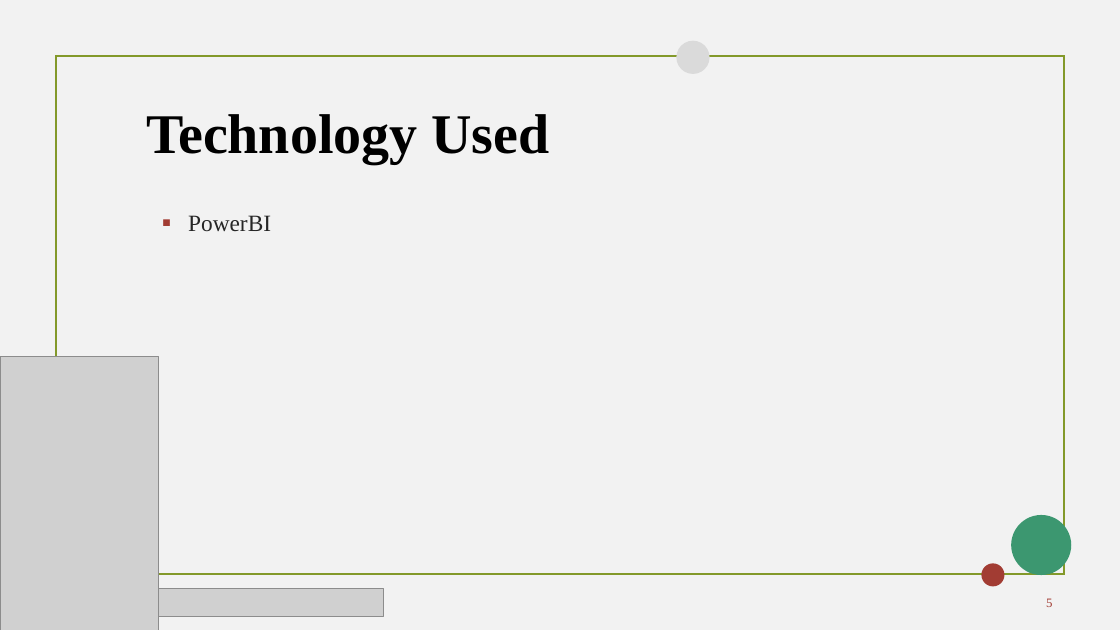
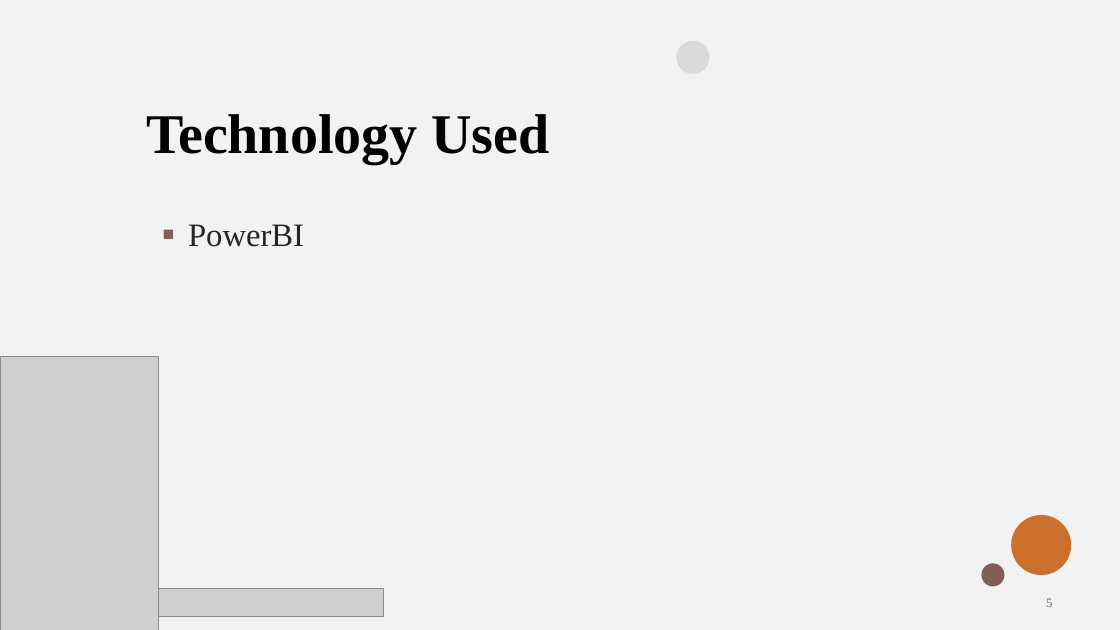
Before and after one commit to Dipan46/Sales-Insights-Data-Analysis-Project, a slide deck: slide 5 of PPT/Sales.pptx. Drawn at 1120x630 pixels with LibreOffice and Linux fonts; fonts in the diff are those of the drawing; grey boxes stand for pictures; background and template pictures are left out. Boxes give left, top, right and bottom in pixels: in the first picture for what was removed or moved away, otherwise in the second. Text is boxed around its words. In the diff, an @@ line names an element or a change of style, - is before the commit and + after.

```diff
--- a/PPT/Sales.pptx
+++ b/PPT/Sales.pptx
@@ rectangle removed at [55, 56, 1064, 575] @@
@@ text "PowerBI" at [188, 224, 304, 247]: size 20 to 28 pt; more space between paragraphs; bullet colour #A23C33 to #815F56 @@
@@ ellipse at [1012, 515, 1072, 576]: fill #3C9770 to #CC702D @@
@@ ellipse at [981, 564, 1004, 586]: fill #A23C33 to #815F56 @@
@@ page number at [1046, 598, 1052, 607]: text colour #A23C33 to #815F56 @@
```
Also in this commit, not shown: 5 other slides changed.
